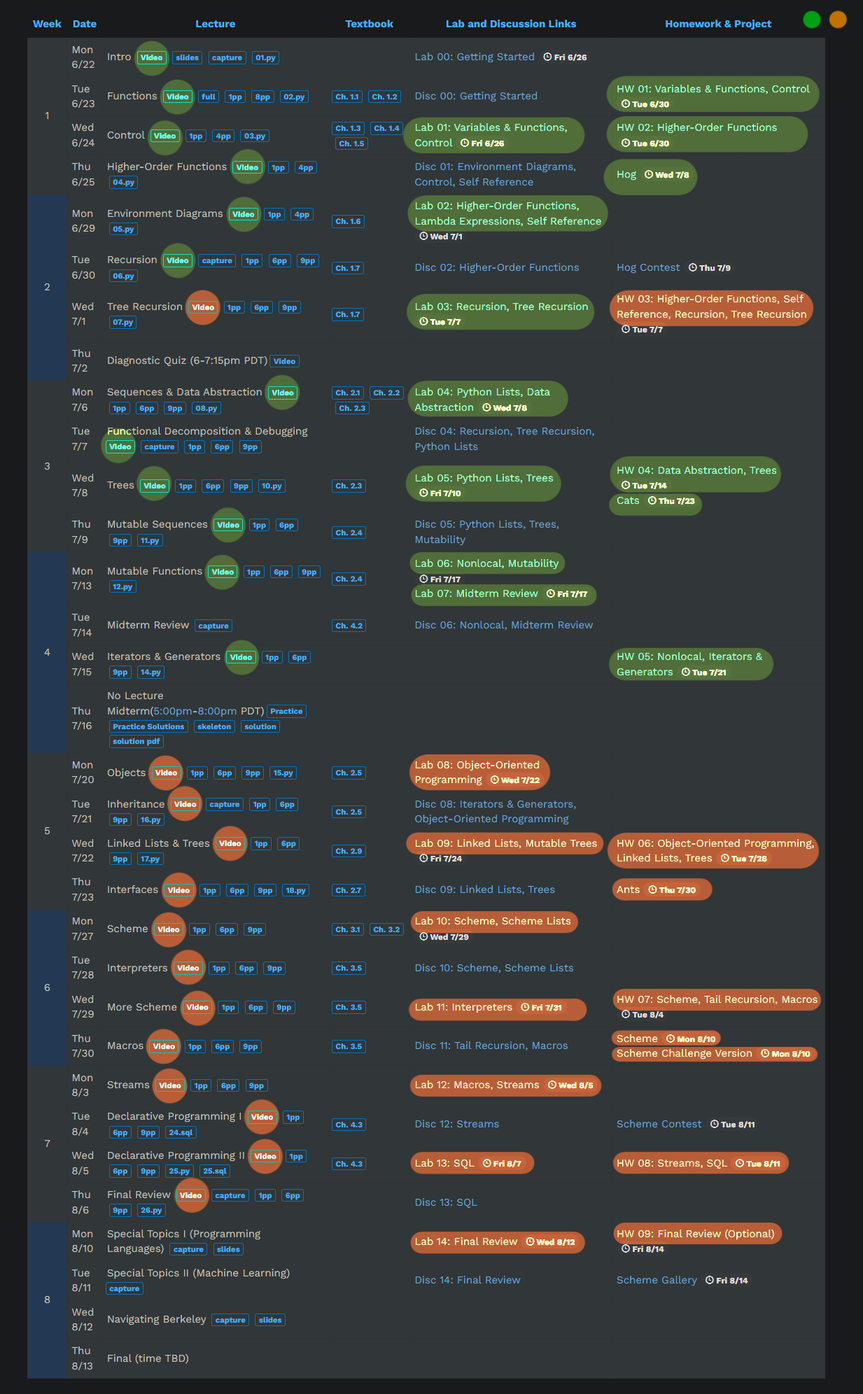
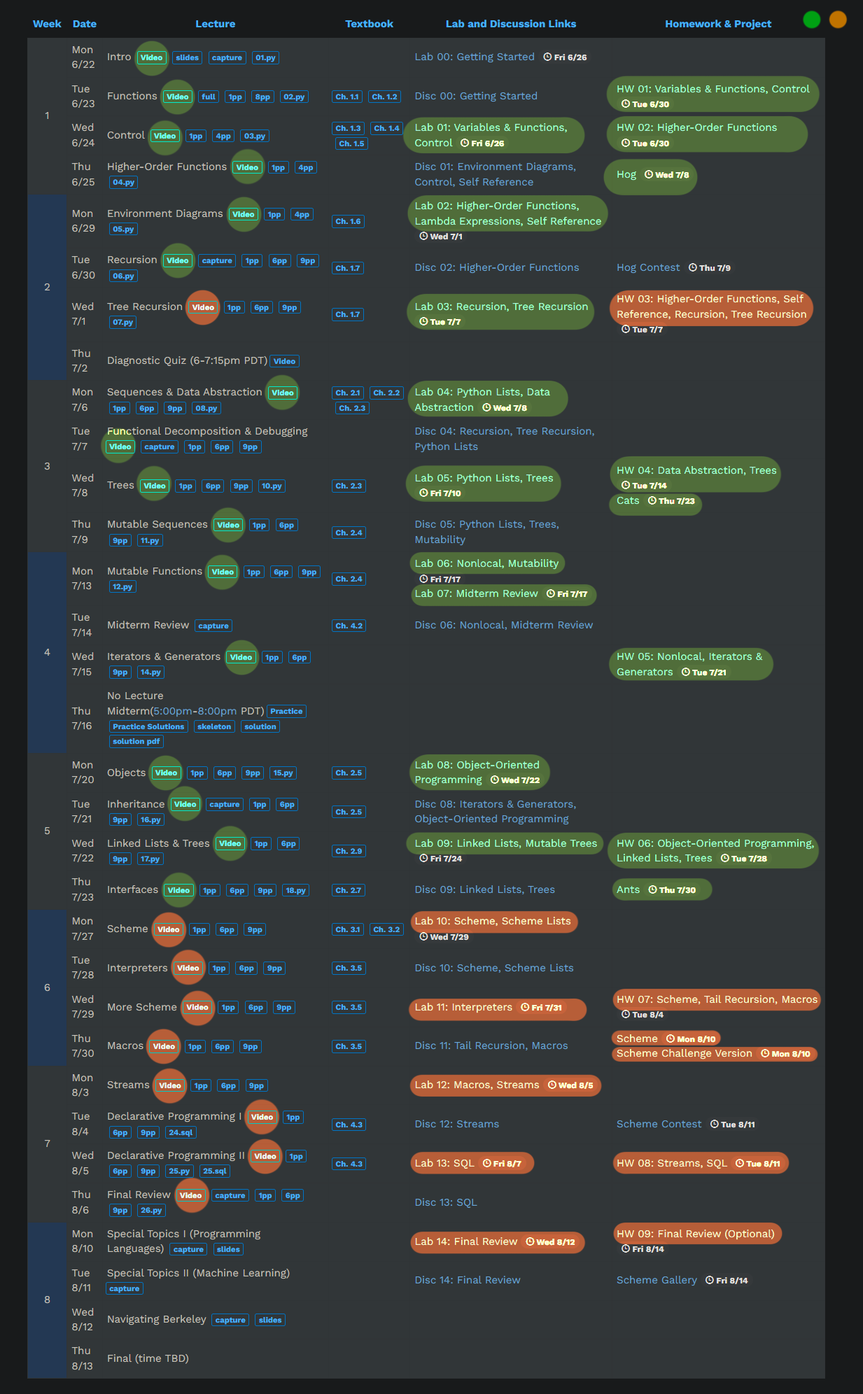
Revision of a layered 863px x 1394px image; what changed, layer by layer:
painted on "已完成" over [147, 753, 820, 909]
